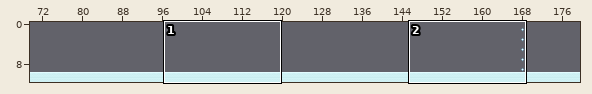
An edit to a level. Tiled map, tilemaps/snowmountain.tmx. The picture above shows the old version from afar; the outline marks the close-up.
Close-up. First the earlier version:
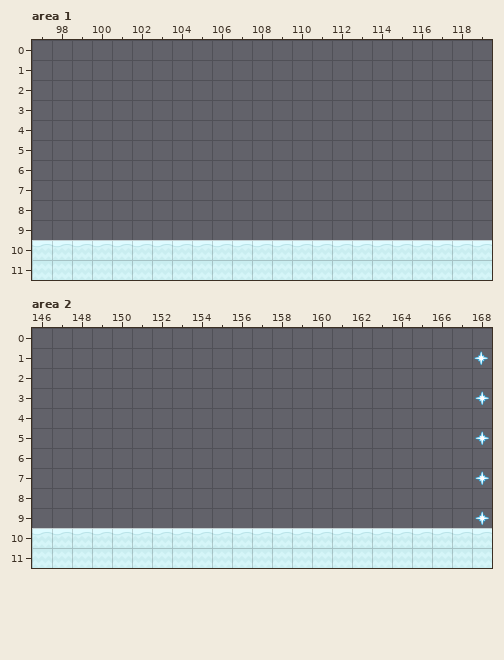
Cells are 70x70 px. Shown: area 1 x 97..119, y 0..11; area 2 x 146..168, y 0..11. The commit also changed other parts of the map, which this record leaves out.
The result:
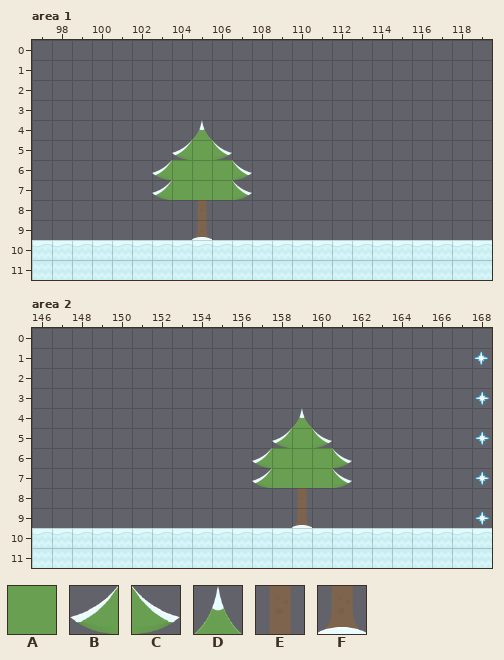
Key: from "tiles": A 418 "tree", B 423 "treeBranchesSnowLeft", C 424 "treeBranchesSnowRight", D 428 "treeTopSnow", E 429 "treeTrunk", F 432 "treeTrunkBottomAlt2".
_ is an empty cell.
Edits made:
Layer "background", area 1:
There is now tile A in row 5 at x 105; in rows 6 to 7 at x 104 to 106.
There is now tile B in row 5 at x 104; in rows 6 to 7 at x 103.
There is now tile C in row 5 at x 106; in rows 6 to 7 at x 107.
There is now tile D in row 4 at x 105.
There is now tile E in row 8 at x 105.
There is now tile F in row 9 at x 105.
Layer "background", area 2:
There is now tile A in row 5 at x 159; in rows 6 to 7 at x 158 to 160.
There is now tile B in row 5 at x 158; in rows 6 to 7 at x 157.
There is now tile C in row 5 at x 160; in rows 6 to 7 at x 161.
There is now tile D in row 4 at x 159.
There is now tile E in row 8 at x 159.
There is now tile F in row 9 at x 159.
Boxes around the changes in both close-ups, in picture pixels (x1, y1, x2, y2):
added: (152, 120, 252, 240)
added: (252, 408, 352, 528)
